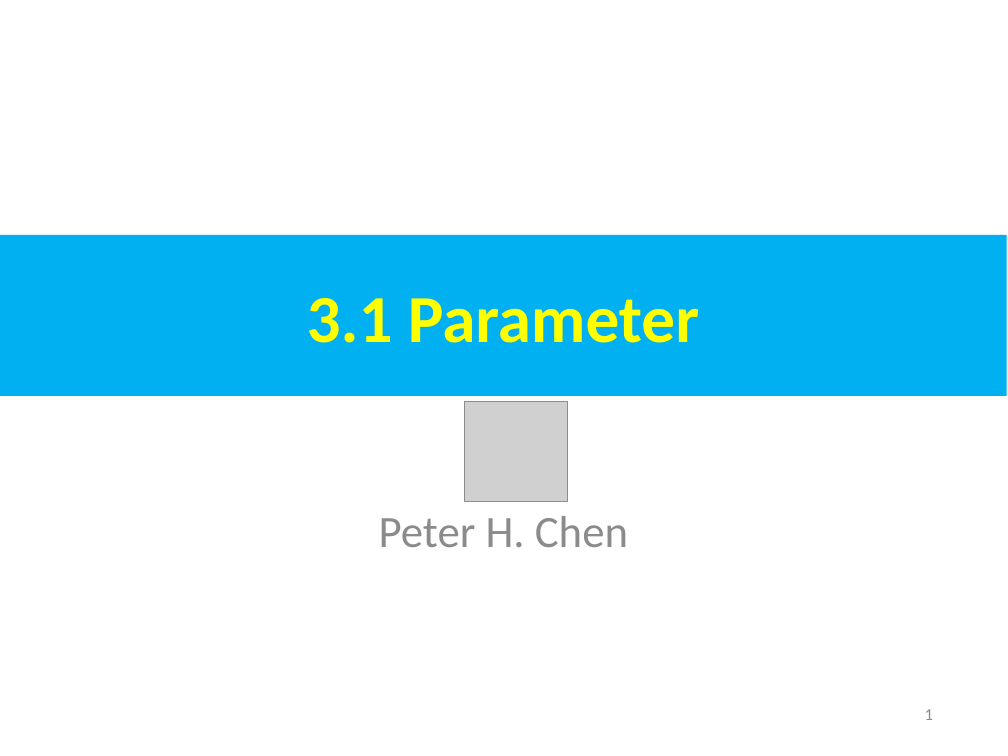
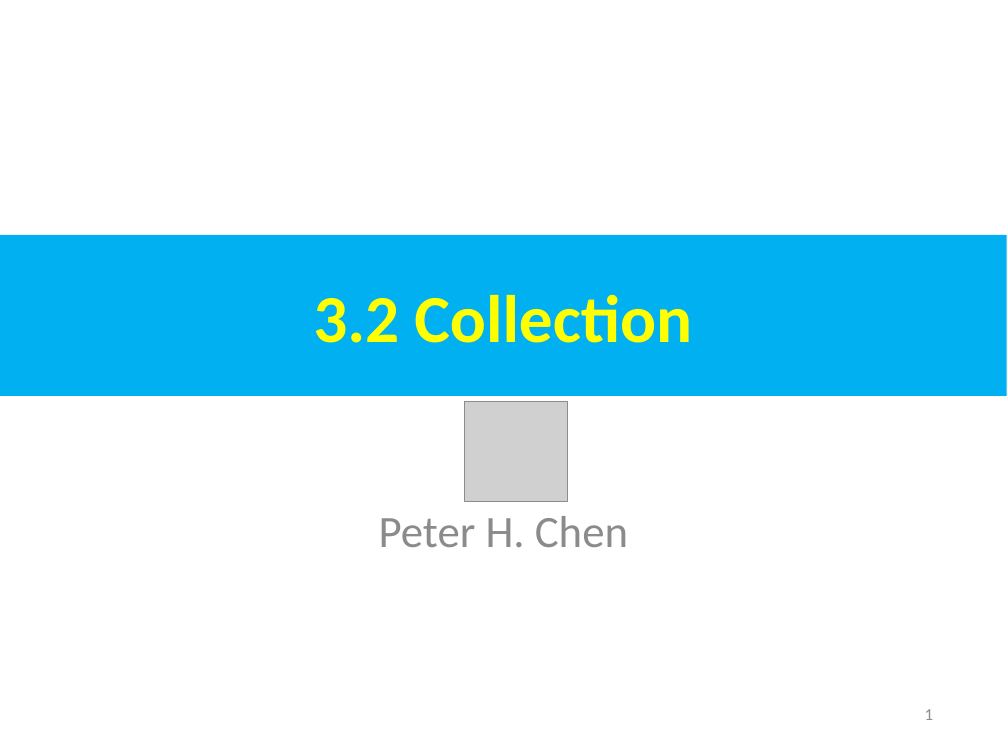
Before and after one commit to peterhchen/AIU_CS800_Chisel, a slide deck: slide 1 of 300_UCB_BC/003.2_Collection/000_Video/003.2_Collection.ppt. Drawn at 1008x756 pixels with LibreOffice and Linux fonts; fonts in the diff are those of the drawing; grey boxes stand for pictures. Boxes give left, top, right and bottom in pixels: in the first picture for what was removed or moved away, otherwise in the second. Text is boxed around its words. In the diff, an @@ line names an element or a change of style, - is before the commit and + after.

```diff
--- a/300_UCB_BC/003.2_Collection/000_Video/003.2_Collection.ppt
+++ b/300_UCB_BC/003.2_Collection/000_Video/003.2_Collection.ppt
@@ text in rectangle at box(313, 294, 692, 343): text changed @@
-3.1 Parameter
+3.2 Collection
```
Also in this commit, not shown: 1 other slide changed.
